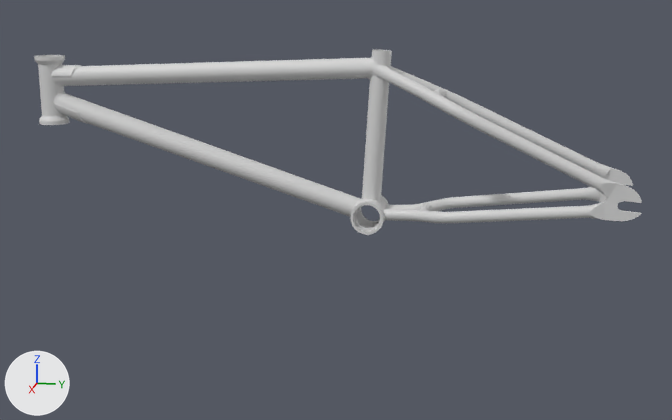
One commit to the FBX model com.mg.mashbox.sdk/Runtime/Vehicles/BMX/BMX_Frame_Vanilla_Bean.fbx: the scene before it, then after it.
Camera for both pictures: a 50 mm lens placed at (1.318, 0.707, 0.155), pointed at (-0.001, 0.443, -0.174). Every picture has the same lights, and +X, +Y and +Z are marked at lower left. The picture after the commit comes second.
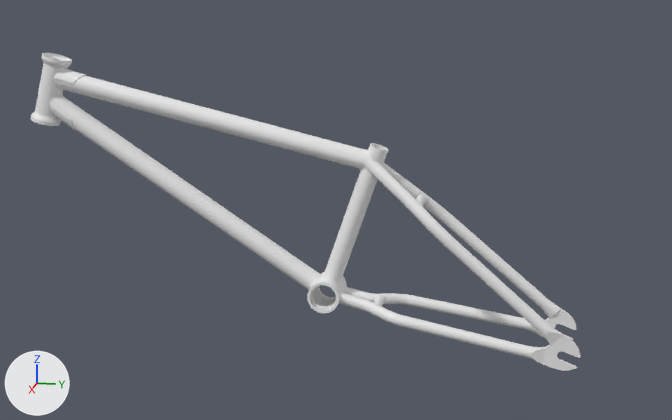
ob_bmx_frame_vanilla_bean is not drawn itself; it is the parent of ob_mesh, ob_seatclamp_anchor, ob_forks_anchor, ob_headset_anchor, ob_bb_anchor, ob_seatpost_anchor, ob_rearwheel_anchor.

Pixel boxes [x1, y1, x2, y2] of what changed, in the pictures (672 x 420 px):
'Mesh', recoloured, turned
    before: [34, 49, 642, 235]
    after: [30, 53, 580, 371]

The change in detail:
Material 'Frame' (mat_frame) changes colour from light grey #d5d5d5 to white #ececec; in linear values from (0.665, 0.665, 0.665) to (0.835, 0.835, 0.835).
Object 'BMX_Frame_Vanilla_Bean' (ob_bmx_frame_vanilla_bean) turns from (90, 0, 0) to (75, 0, 0) degrees about x, y and z.
